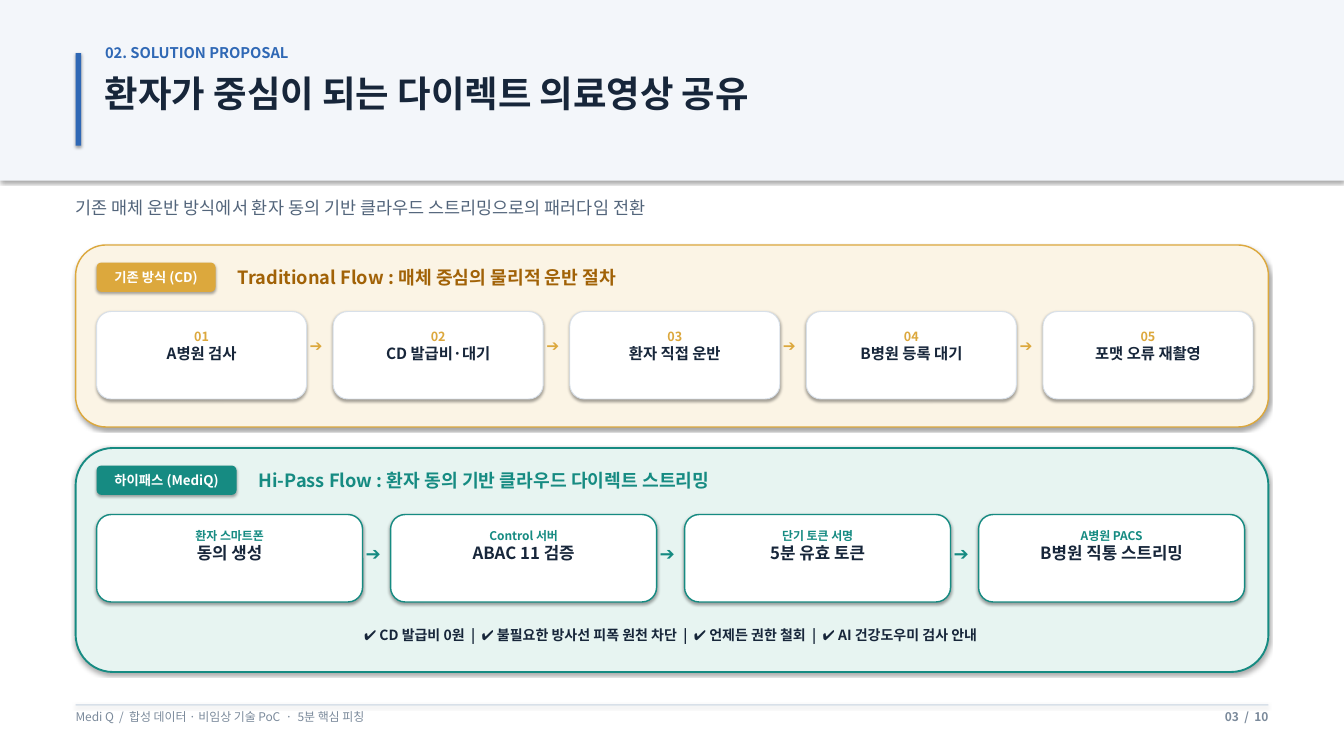
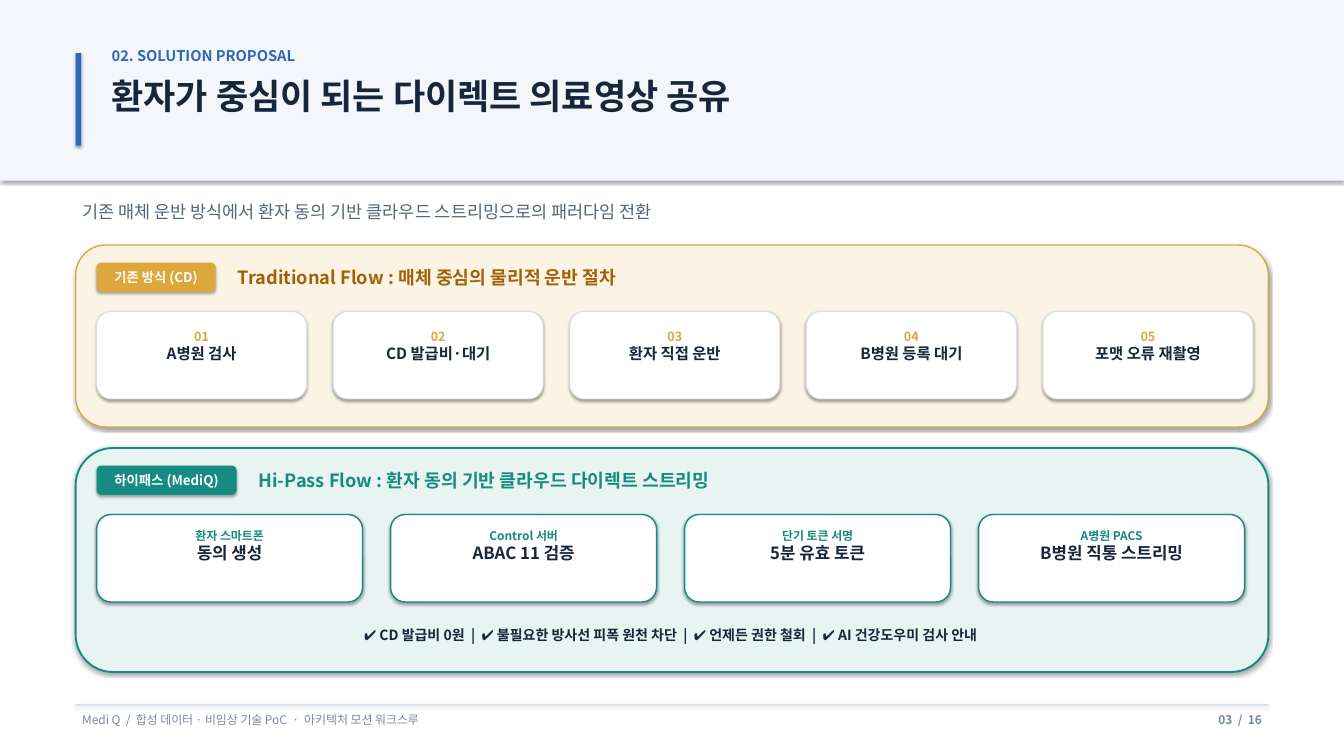
Before and after one commit to fpdhs/mediQ, a slide deck: slide 3 of docs/presentation/Highpass_MediQ_Pitch_5min.pptx. Drawn at 1344x756 pixels with LibreOffice and Linux fonts; fonts in the diff are those of the drawing. Boxes give left, top, right and bottom in pixels: in the first picture for what was removed or moved away, otherwise in the second. Text is boxed around its words. In the diff, an @@ line names an element or a change of style, - is before the commit and + after.

```diff
--- a/docs/presentation/Highpass_MediQ_Pitch_5min.pptx
+++ b/docs/presentation/Highpass_MediQ_Pitch_5min.pptx
@@ text "02. SOLUTION PROPOSAL": place and size @@
-text "02. SOLUTION PROPOSAL" at [105,47,288,58]
+text "02. SOLUTION PROPOSAL" at [112,50,295,61]
@@ text "환자가 중심이 되는 다이렉트 의료영상 ..." at [112,79,731,112]: size 39 to 37.5 pt @@
@@ text "기존 매체 운반 방식에서 환자 ...": place and size @@
-text "기존 매체 운반 방식에서 환자 ..." at [76,199,645,216]
+text "기존 매체 운반 방식에서 환자 ..." at [82,203,652,220]
@@ text removed at [303,333,335,368] @@
-➔
@@ text removed at [540,333,571,368] @@
-➔
@@ text removed at [776,333,808,368] @@
-➔
@@ text removed at [1013,333,1044,368] @@
-➔
@@ text removed at [359,539,390,574] @@
-➔
@@ text removed at [653,539,685,574] @@
-➔
@@ text removed at [947,539,978,574] @@
-➔
@@ text at [82,714,419,726]: text changed @@
-Medi Q / 합성 데이터 · 비임상 기술 PoC · 5분 핵심 피칭
+Medi Q / 합성 데이터 · 비임상 기술 PoC · 아키텍처 모션 워크스루
@@ text at [1218,715,1262,724]: text changed @@
-03 / 10
+03 / 16
```
Also in this commit, not shown: 7 other slides changed, 8 slides added, 2 slides removed, 2 other files.
